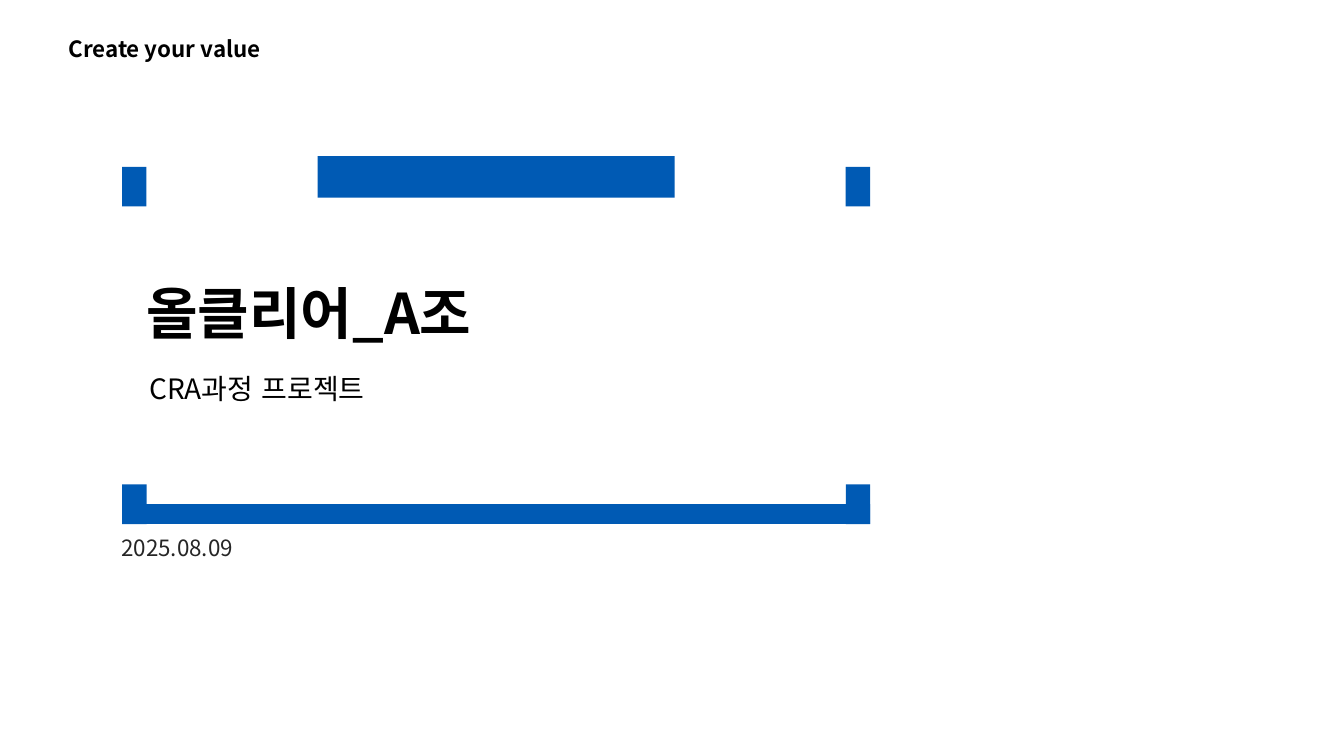
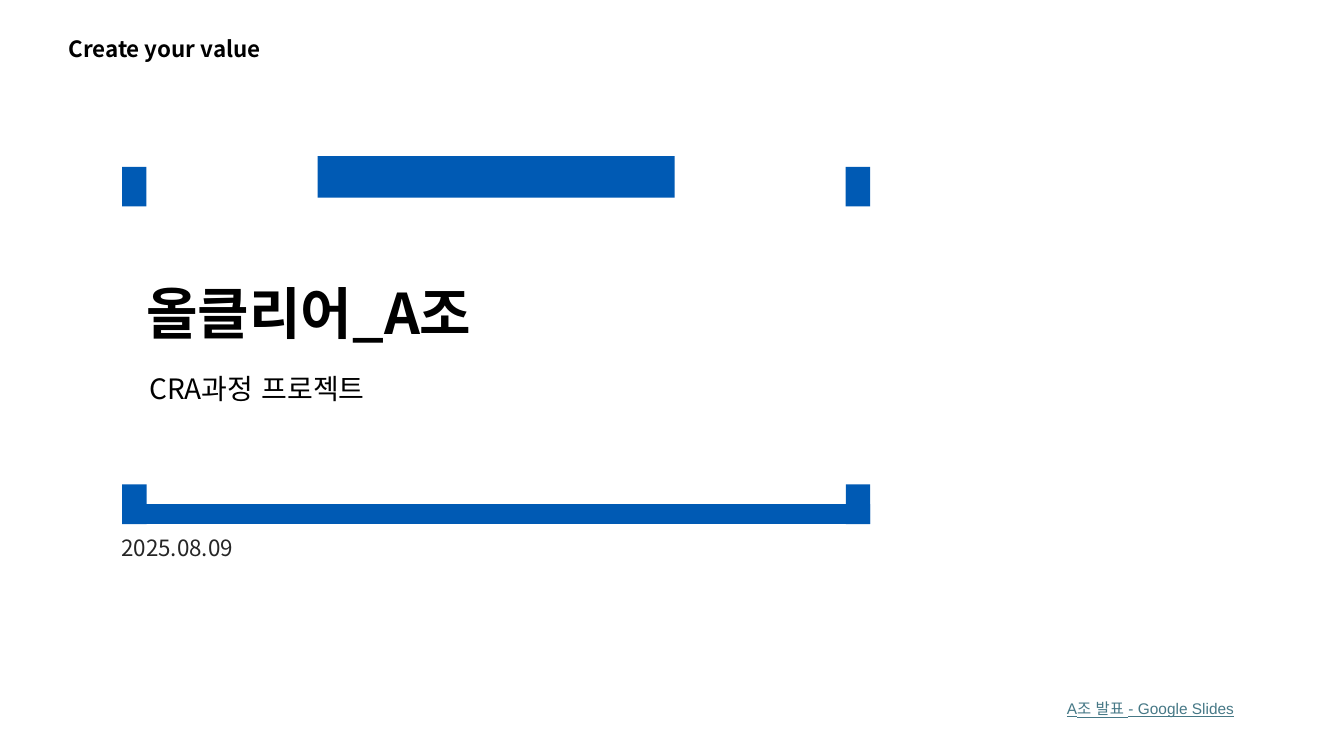
Before and after one commit to cra-teamA/ssd_project, a slide deck: slide 1 of A조 발표.pptx. Drawn at 1344x756 pixels with LibreOffice and Linux fonts; fonts in the diff are those of the drawing. Boxes give left, top, right and bottom in pixels: in the first picture for what was removed or moved away, otherwise in the second. Text is boxed around its words. In the diff, an @@ line names an element or a change of style, - is before the commit and + after.

Commit message:
[chore]발표자료 수정

```diff
--- a/A조 발표.pptx
+++ b/A조 발표.pptx
@@ text added at (1067,701,1234,718), 11 pt, text #467886, underline @@
+A조 발표 - Google Slides
```
Also in this commit, not shown: 6 other slides changed.
